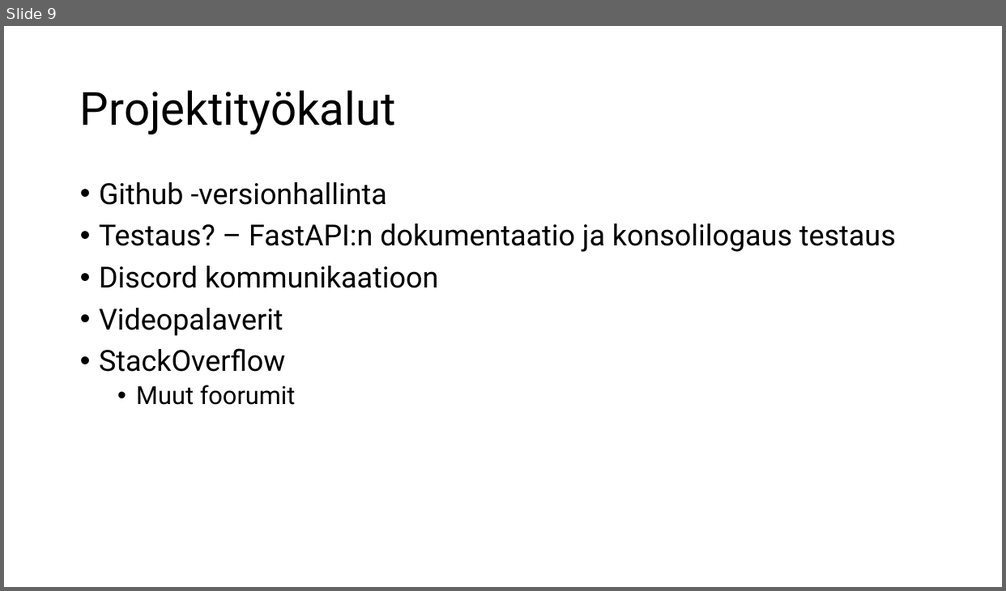
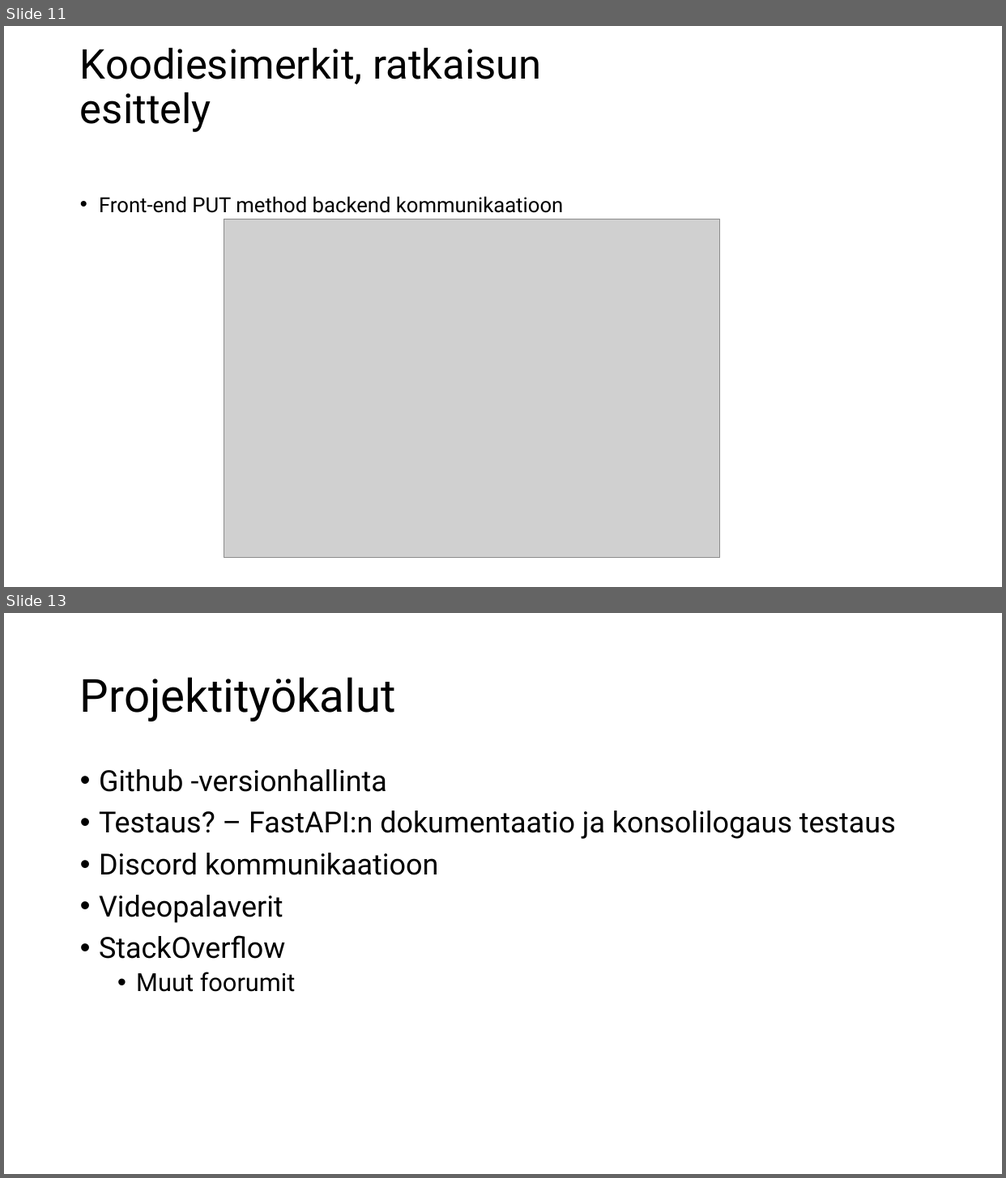
Before and after one commit to eetutaipale/REST_API, a slide deck: Projektiesitys.pptx. Shown one above the other, each under a label of ours: slide 9 before the commit, slides 11 and 13 after it; the slides between them are not shown. The pictures are 1006x591 and 1006x1178 pixels, drawn with LibreOffice and Linux fonts; fonts in the diff are those of the drawing; grey boxes stand for pictures; background and template pictures are left out. Boxes give left, top, right and bottom in pixels: in the first picture for what was removed or moved away, otherwise in the second. Text is boxed around its words. In the diff, an @@ line names an element or a change of style, - is before the commit and + after.

```diff
--- a/Projektiesitys.pptx
+++ b/Projektiesitys.pptx
@@ slide 11 added at (4, 26, 1002, 587), background picture (left out) @@
@@ title added at (80, 48, 541, 132), 39.6 pt, text #000000 @@
+Koodiesimerkit, ratkaisun esittely
@@ text added at (99, 196, 563, 213), 20 pt, text #000000 @@
+• Front-end PUT method backend kommunikaatioon
@@ picture added at (224, 219, 720, 557) @@
@@ what was slide 9 is now slide 13 @@
```
Also in this commit, not shown: 7 slides changed, 4 other slides added, 2 other files.
